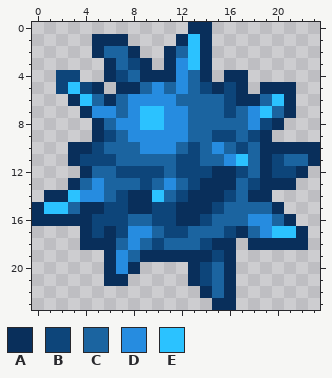
Pixel-art sprite: Content/NPCs/Mechanics/SlimeSpikeball.png. The first picture shows the starting point.
The file is 48x48 pixels, drawn in blocks of 2x2; one block is one cell here.
Palette (. is transparent): A #092f5b  B #0d457a  C #1b64a0  D #268ce0  E #2bc2ff
The same view after the edit:
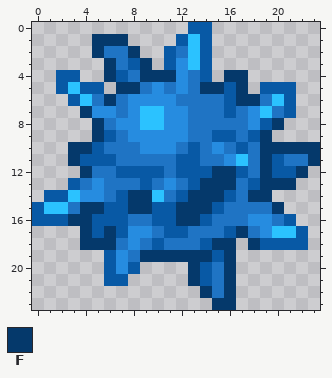
Colours new in this view: F #05396b
From old to new:
@@ palette @@
-B #0d457a
+B #0859a5
-C #1b64a0
+C #1f74c4
@@ x 0..23 @@
- 0 .............AA.........
- 1 .....AAA....AEA.........
- 2 .....ACCA..ACEA.........
- 3 ......ACBA.ADEA.........
- 4 ..BB..ABCAAADCA.AA......
- 5 ..BEBA.AACDCDCBABA.AAA..
- 6 ...AECACDDDDCCCCBAACEA..
- 7 ....ADDCDEEDDCCCBCDECA..
- 8 .....ACDDEEDDCCCCCDBA...
- 9 .....ABCDDDDDCCBBCBA....
-10 ...AABCCCDDDCBCDCBCAAAAA
-11 ...ABBBCCCCCBBCCDECABCCA
-12 ....ACCBBBBCBBBAABCABBA.
-13 ...ACDCCCBCDCBAAACBAAA..
-14 .AAEDDCBAAECBAAABCAA....
-15 AEECAABBAABBAAABCCCCA...
-16 AAAAABBBCCBBAABCCCDDCA..
-17 ....ABABDDCBBCCCBACDEEA.
-18 ....AAACDCBCCCBAA.AAAAA.
-19 ......ADCAAAAAABA.......
-20 ......ADA....ABCA.......
-21 ......AA.....ABCA.......
-22 ..............ACA.......
-23 ...............AA.......
+ 0 .............BB.........
+ 1 .....FFF....BEB.........
+ 2 .....FCCF..BCEB.........
+ 3 ......FCBF.BDEB.........
+ 4 ..BB..FBCFFFDCB.FF......
+ 5 ..BEBB.FFCDCDCFFBF.BBB..
+ 6 ...BECFCDDDDCCCCBFFCEB..
+ 7 ....FDDCDEEDDCCCBCDECB..
+ 8 .....FCDDEEDDCCCCCDBF...
+ 9 .....FBCDDDDDCCBBCBF....
+10 ...FFBCCCDDDCBCDCBCFFFFF
+11 ...FBBBCCCCCBBCCDECFBCCF
+12 ....FCCBBBBCBBBFFBCFBBF.
+13 ...BCDCCCBCDCBFFFCBFFF..
+14 .BBEDDCBFFECBFFFBCFF....
+15 BEECFFBBFFBBFFFBCCCCF...
+16 BBBFFBBBCCBBFFBCCCDDCB..
+17 ....FBFBDDCBBCCCBFCDEEB.
+18 ....FFFCDCBCCCBFF.FBBBB.
+19 ......BDCFFFFFFBF.......
+20 ......BDB....FBCF.......
+21 ......BB.....FBCF.......
+22 ..............FCF.......
+23 ...............FF.......
Boxes around the changes in both pictures, in picture pixels (x1, y1, x2, y2):
changed: (32, 22, 320, 310)
